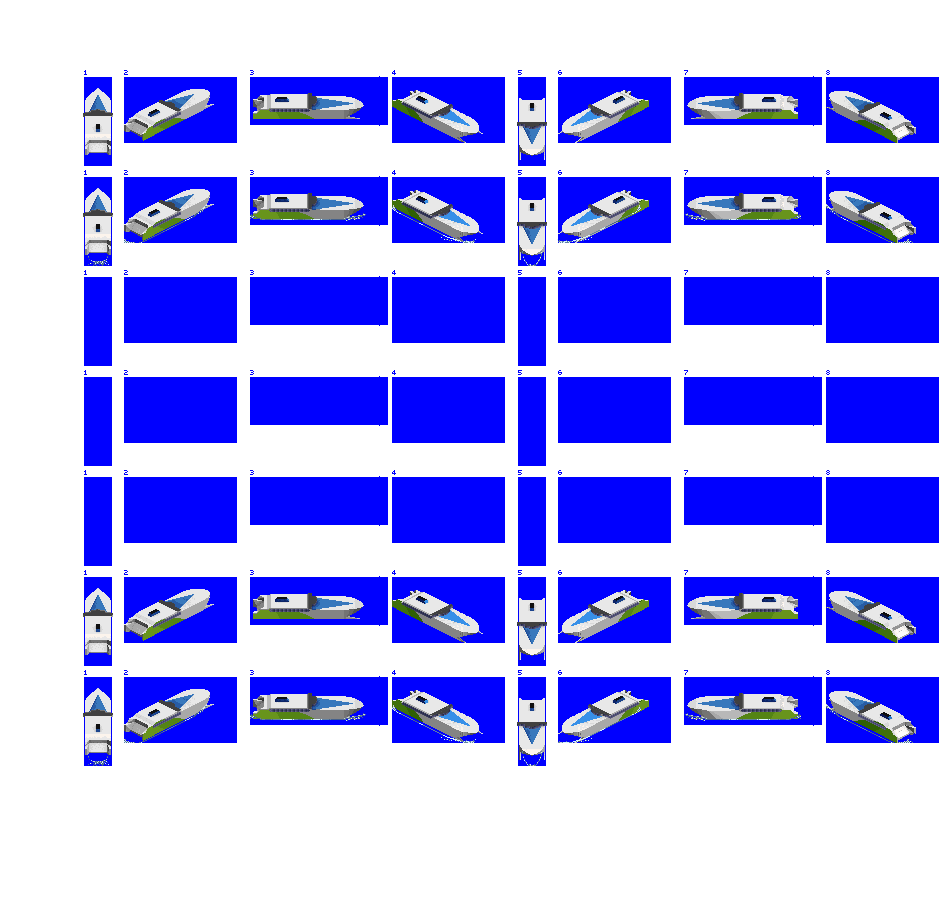
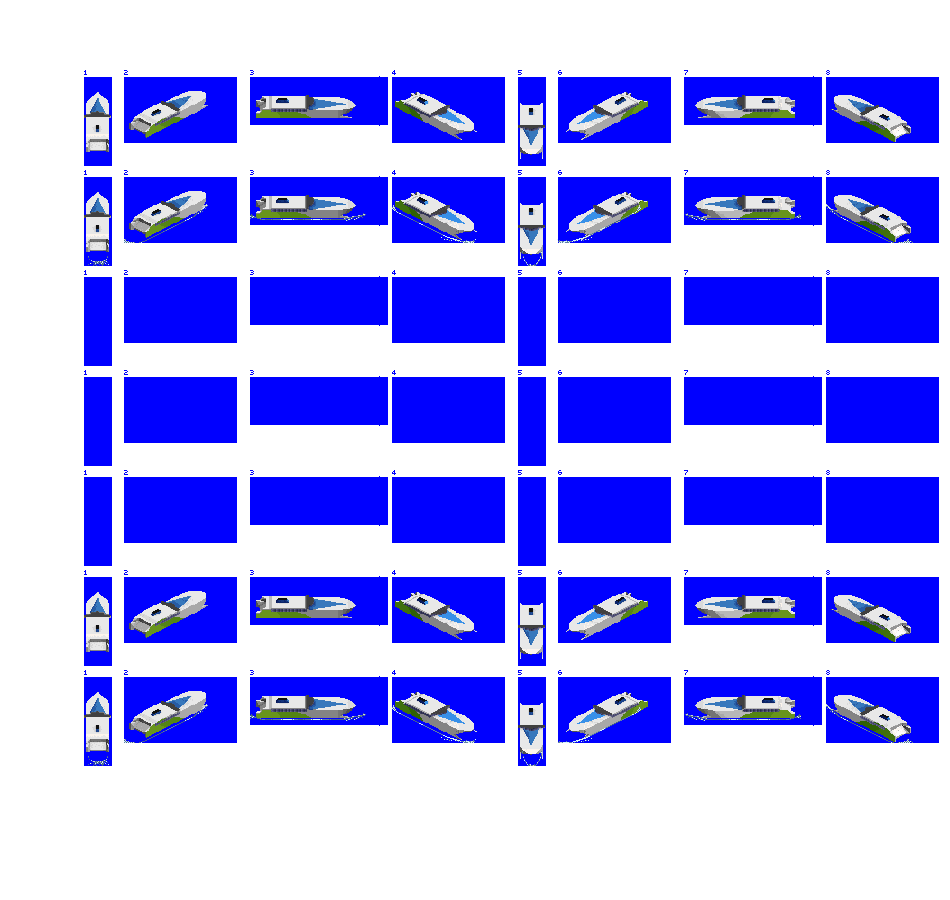
Layered file, before and after one edit (950px x 900px). Changes by layer:
painted on "cat" over [83, 88, 916, 760]
